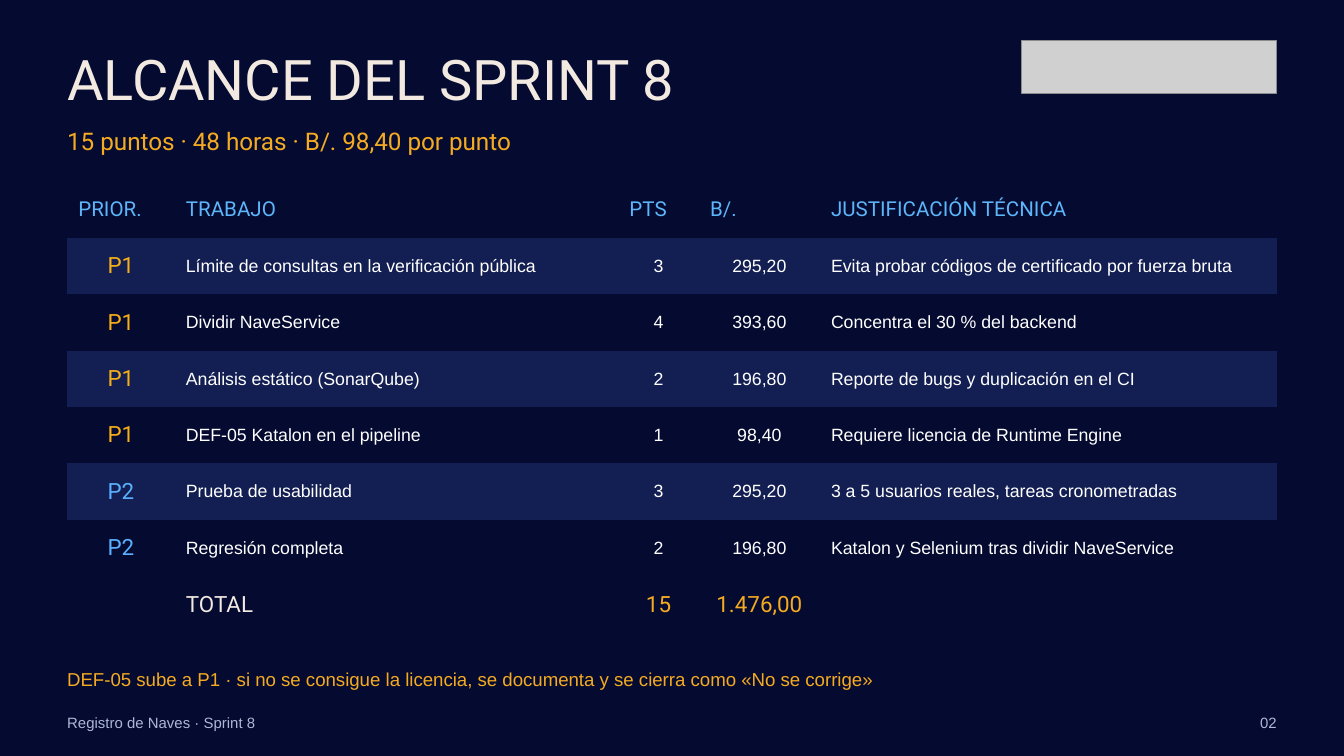
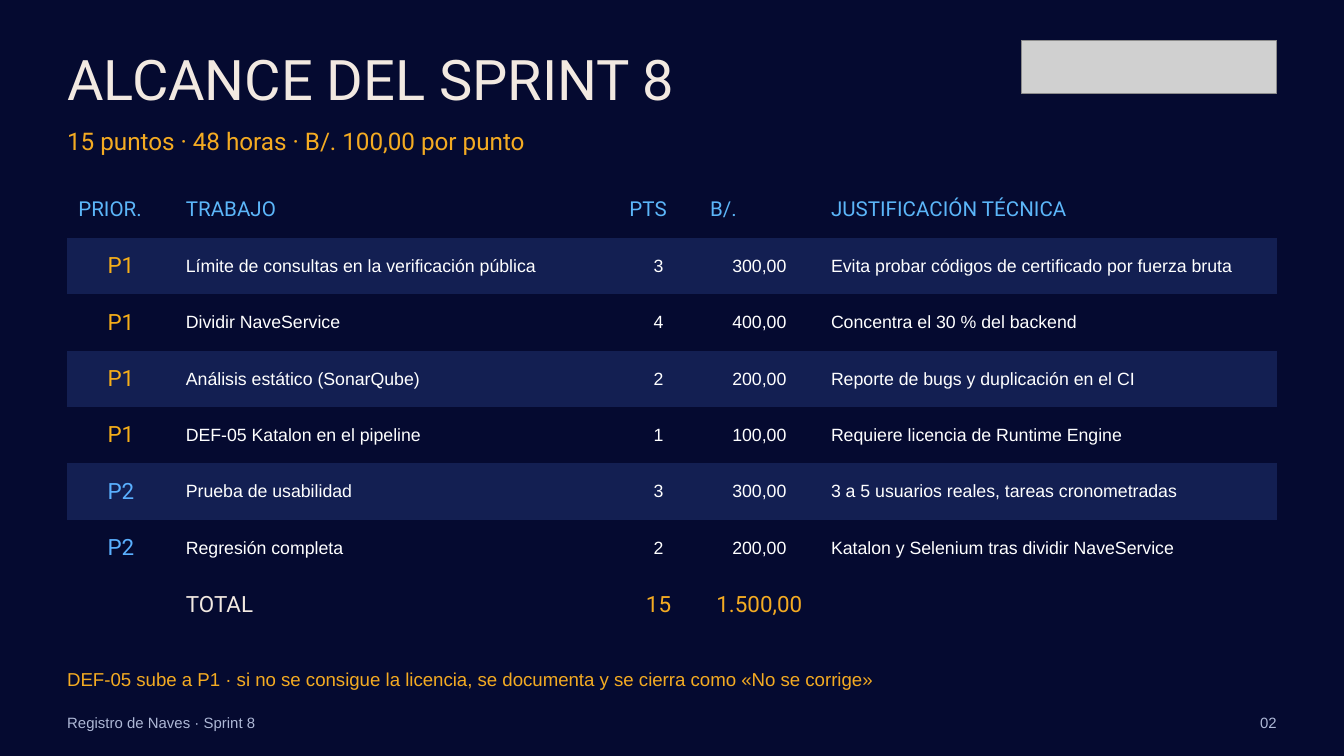
Before and after one commit to torres-martin/registro-maritimo-digital, a slide deck: slide 2 of docs/Sprint8-RegistroNaves.pptx. Drawn at 1344x756 pixels with LibreOffice and Linux fonts; fonts in the diff are those of the drawing; grey boxes stand for pictures. Boxes give left, top, right and bottom in pixels: in the first picture for what was removed or moved away, otherwise in the second. Text is boxed around its words. In the diff, an @@ line names an element or a change of style, - is before the commit and + after.

```diff
--- a/docs/Sprint8-RegistroNaves.pptx
+++ b/docs/Sprint8-RegistroNaves.pptx
@@ text at (67,131,525,155): text changed @@
-15 puntos · 48 horas · B/. 98,40 por punto
+15 puntos · 48 horas · B/. 100,00 por punto
@@ table at (67,181,1277,633) @@
-row 2, column 4: 295,20
+row 2, column 4: 300,00
-row 3, column 4: 393,60
+row 3, column 4: 400,00
-row 4, column 4: 196,80
+row 4, column 4: 200,00
-row 5, column 4: 98,40
+row 5, column 4: 100,00
-row 6, column 4: 295,20
+row 6, column 4: 300,00
-row 7, column 4: 196,80
+row 7, column 4: 200,00
-row 8, column 4: 1.476,00
+row 8, column 4: 1.500,00
```
Also in this commit, not shown: 4 other slides changed, 1 other file.
